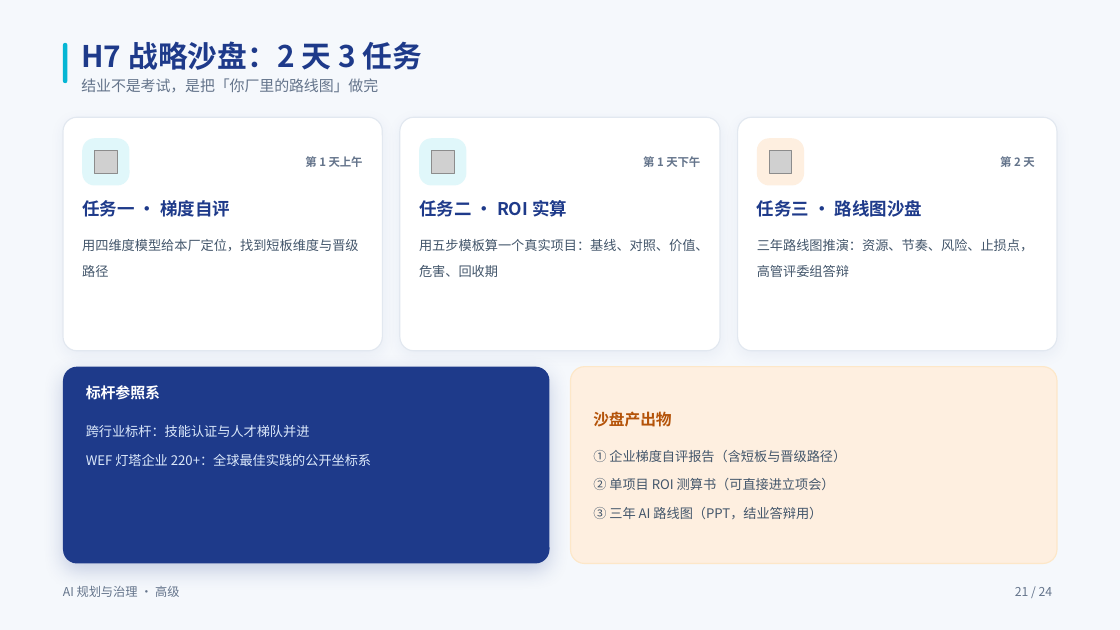
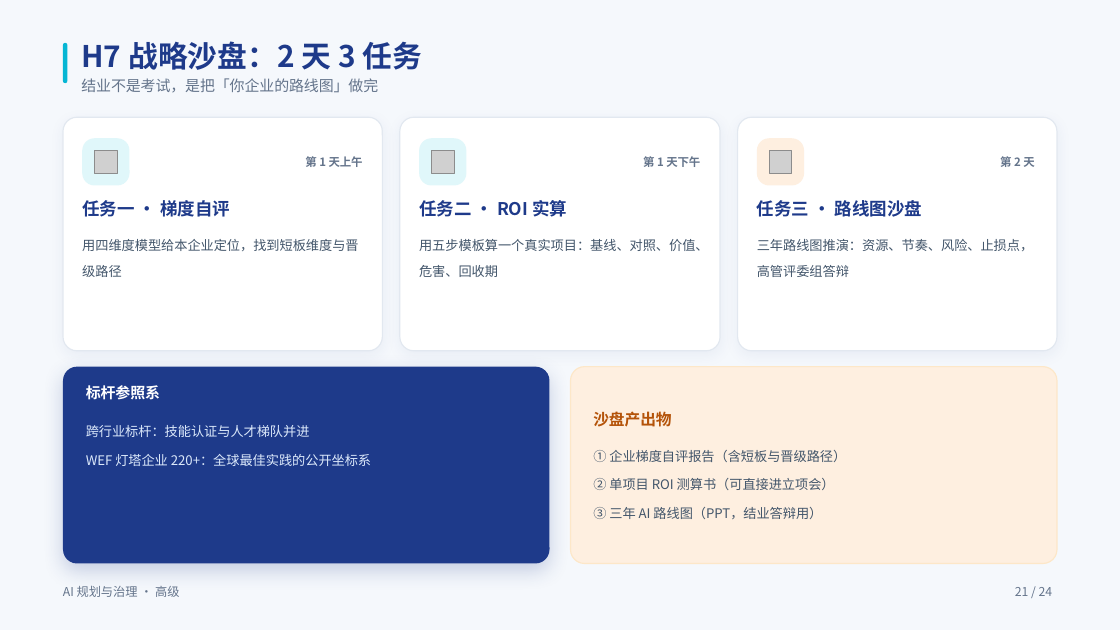
Before and after one commit to swift3000/qiyepinpeixun, a slide deck: slide 21 of 企业AI培训_交付包/高级课程_完整交付包/03_PPT课件/高级_规划层_PPT.pptx. Drawn at 1120x630 pixels with LibreOffice and Linux fonts; fonts in the diff are those of the drawing; grey boxes stand for pictures. Boxes give left, top, right and bottom in pixels: in the first picture for what was removed or moved away, otherwise in the second. Text is boxed around its words. In the diff, an @@ line names an element or a change of style, - is before the commit and + after.

```diff
--- a/企业AI培训_交付包/高级课程_完整交付包/03_PPT课件/高级_规划层_PPT.pptx
+++ b/企业AI培训_交付包/高级课程_完整交付包/03_PPT课件/高级_规划层_PPT.pptx
@@ text at (x1=81, y1=78, x2=378, y2=93): text changed @@
-结业不是考试，是把「你厂里的路线图」做完
+结业不是考试，是把「你企业的路线图」做完
@@ text at (x1=82, y1=239, x2=358, y2=277): text changed @@
-用四维度模型给本厂定位，找到短板维度与晋级路径
+用四维度模型给本企业定位，找到短板维度与晋级路径
```
Also in this commit, not shown: 9 other slides changed, 3 other files.
